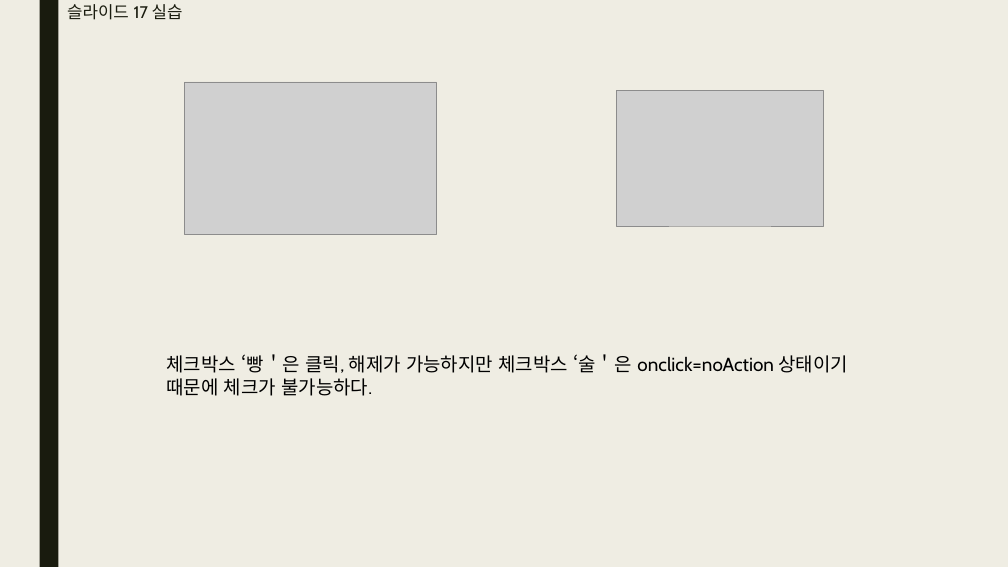
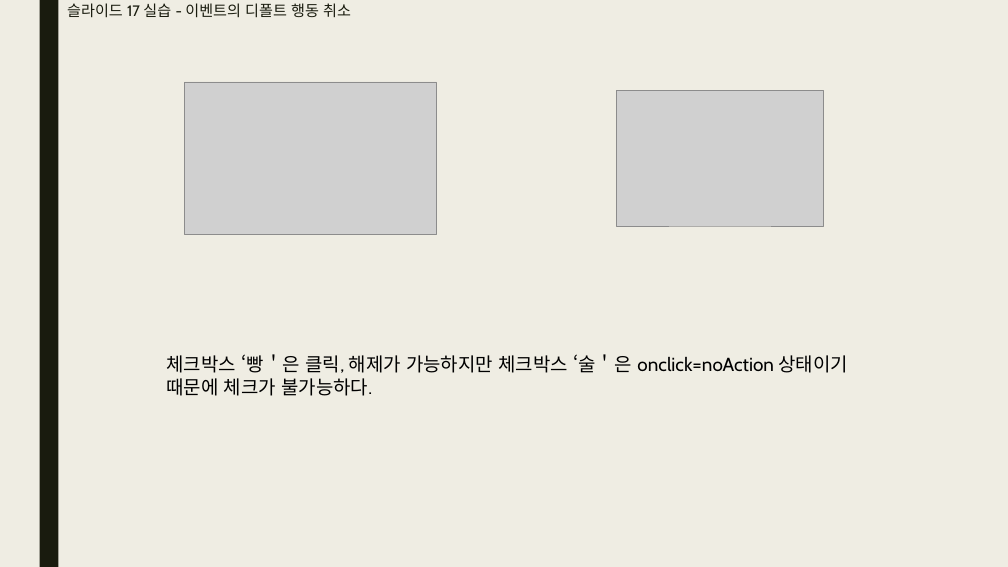
Before and after one commit to bino0130/politec-frontend, a slide deck: slide 12 of 기업업무 과제/기업업무 2강 과제(JavaScript 2) 남정현.pptx. Drawn at 1008x567 pixels with LibreOffice and Linux fonts; fonts in the diff are those of the drawing; grey boxes stand for pictures. Boxes give left, top, right and bottom in pixels: in the first picture for what was removed or moved away, otherwise in the second. Text is boxed around its words. In the diff, an @@ line names an element or a change of style, - is before the commit and + after.

```diff
--- a/기업업무 과제/기업업무 2강 과제(JavaScript 2) 남정현.pptx
+++ b/기업업무 과제/기업업무 2강 과제(JavaScript 2) 남정현.pptx
@@ title at <box>67,3,351,18</box>: text changed; size 16 to 14.4 pt @@
-슬라이드 17 실습
+슬라이드 17 실습 - 이벤트의 디폴트 행동 취소
```
Also in this commit, not shown: 12 other slides changed.
